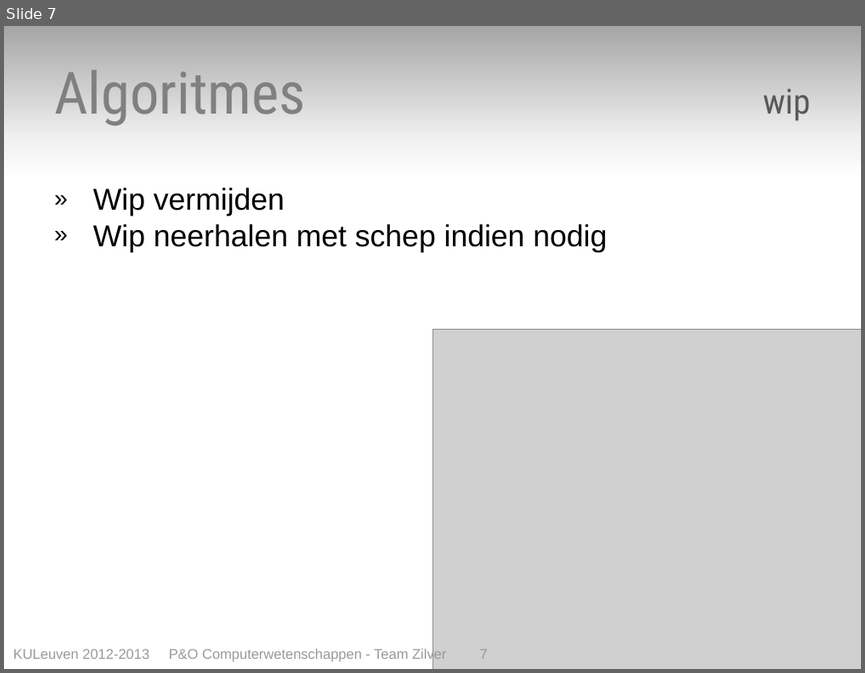
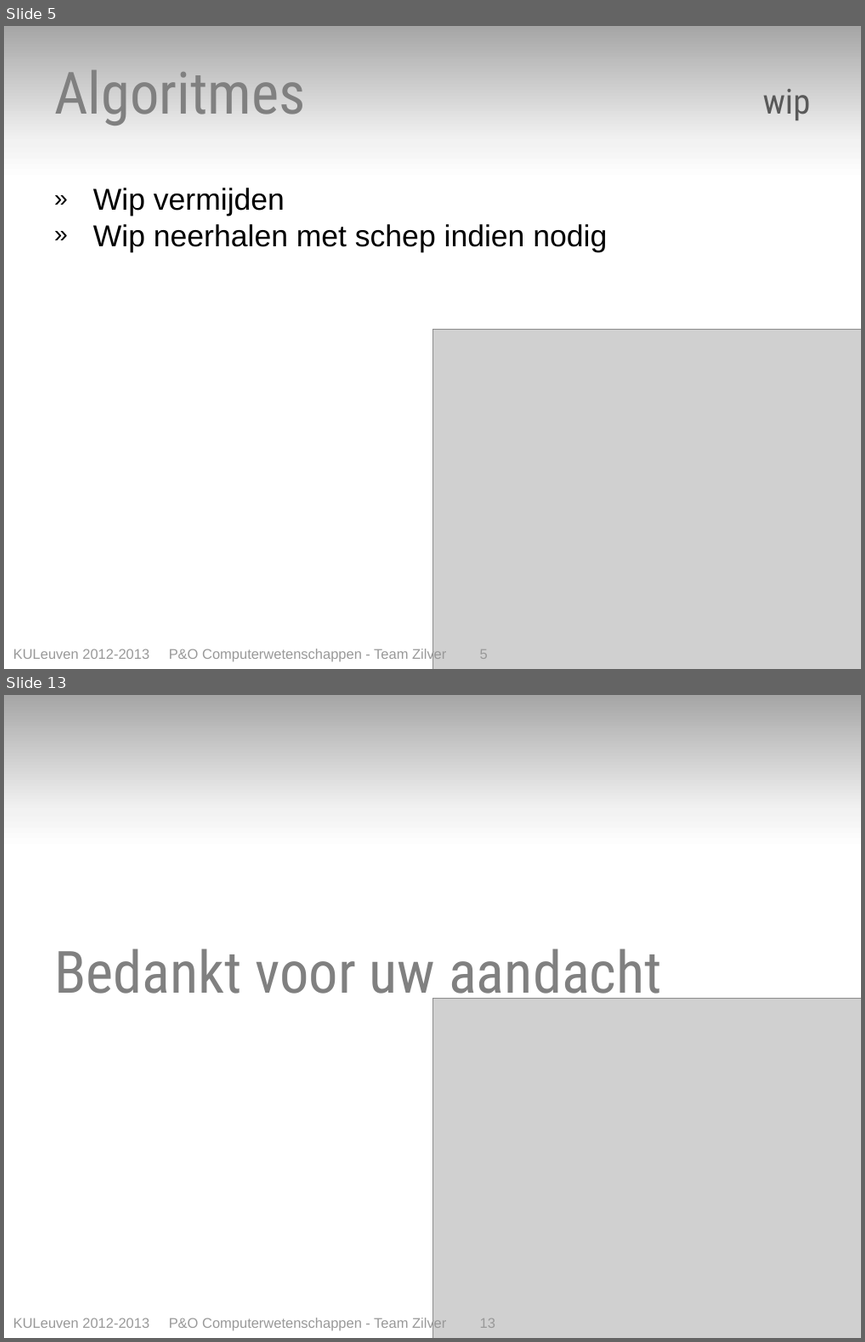
Before and after one commit to toonn/SilverSurfer, a slide deck: SilverSurferVerslag/Presentatie/Presentatie eindverslag - team zilver.pptx. Shown one above the other, each under a label of ours: slide 7 before the commit, slides 5 and 13 after it; the slides between them are not shown. The pictures are 865x673 and 865x1342 pixels, drawn with LibreOffice and Linux fonts; fonts in the diff are those of the drawing; grey boxes stand for pictures. Boxes give left, top, right and bottom in pixels: in the first picture for what was removed or moved away, otherwise in the second. Text is boxed around its words. In the diff, an @@ line names an element or a change of style, - is before the commit and + after.

```diff
--- a/SilverSurferVerslag/Presentatie/Presentatie eindverslag - team zilver.pptx
+++ b/SilverSurferVerslag/Presentatie/Presentatie eindverslag - team zilver.pptx
@@ slide 13 added at [4,695,861,1338], background gradient #A6A6A6 to #F2F2F2 to #FFFFFF @@
@@ text added at [54,948,662,1006], 54 pt, text #808080 @@
+Bedankt voor uw aandacht
@@ picture added at [433,998,861,1338] @@
@@ text added at [13,1316,495,1331], 13 pt, text #999999 @@
+KULeuven 2012-2013 P&O Computerwetenschappen - Team Zilver 13
@@ what was slide 7 is now slide 5 @@
@@ text at [13,647,488,662]: text changed @@
-KULeuven 2012-2013 P&O Computerwetenschappen - Team Zilver 7
+KULeuven 2012-2013 P&O Computerwetenschappen - Team Zilver 5
```
Also in this commit, not shown: 7 slides changed, 2 other slides added, 3 slides removed.
